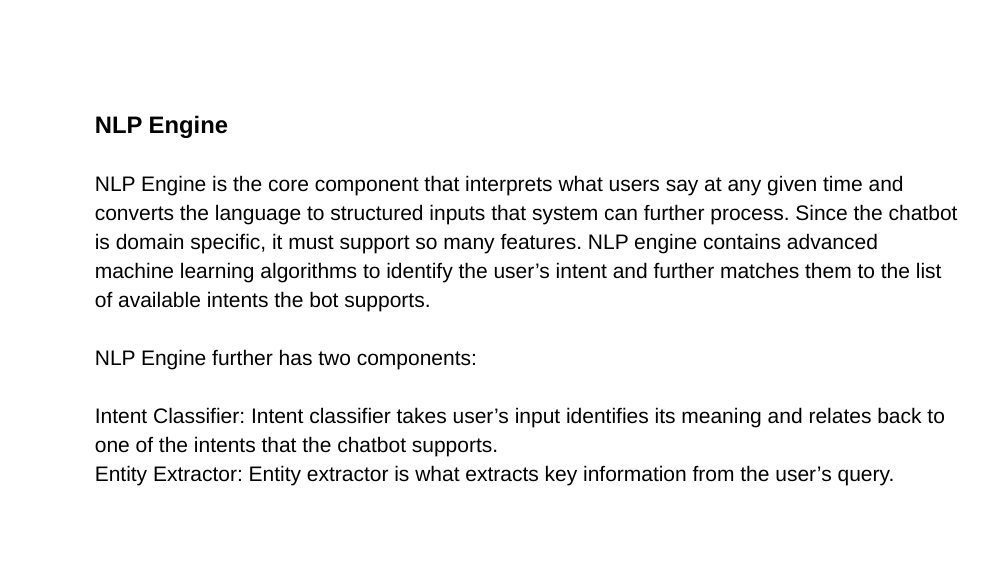
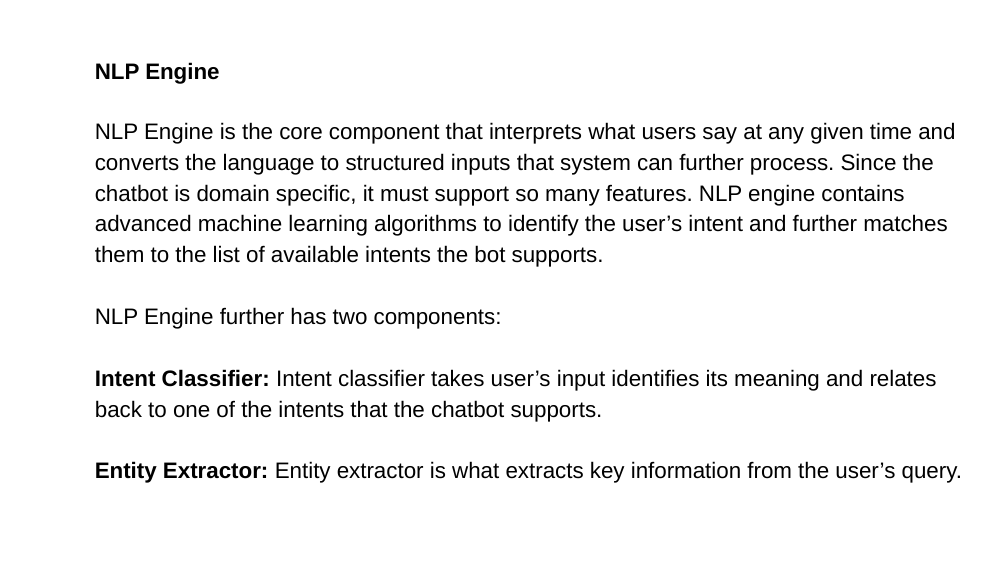
Before and after one commit to saurabhjojare/Chatbot-Response-System, a slide deck: slide 9 of Chatbot Response System.pptx (slide 8 before the commit). Drawn at 1008x567 pixels with LibreOffice and Linux fonts; fonts in the diff are those of the drawing. Boxes give left, top, right and bottom in pixels: in the first picture for what was removed or moved away, otherwise in the second. Text is boxed around its words. In the diff, an @@ line names an element or a change of style, - is before the commit and + after.

```diff
--- a/Chatbot Response System.pptx
+++ b/Chatbot Response System.pptx
@@ text "NLP Engine" moved from (x1=95, y1=115, x2=958, y2=486) to (x1=95, y1=62, x2=962, y2=483) @@
@@ text "NLP Engine" at (x1=95, y1=62, x2=962, y2=483): size 17 to 16 pt in "NLP Engine"; size 15 to 16 pt; bold on in "Intent Classifier:", "Entity Extractor:" @@
```
Also in this commit, not shown: 12 other slides changed, 3 slides added, 1 other file.
